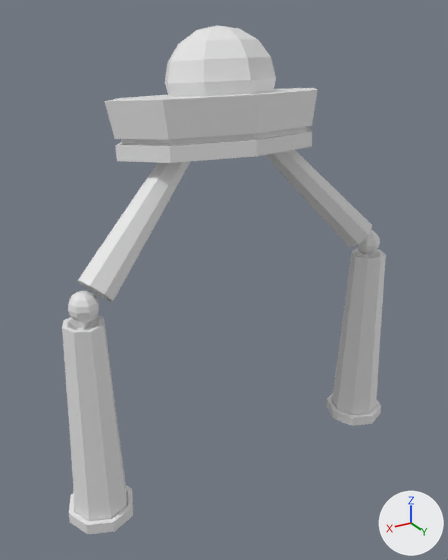
The Blender file Salisa/robot_finalmodel.blend as it was, and as the next commit left it.
Camera for both pictures: a 50 mm lens placed at (14.9, 19.6, 18.6), pointed at (2.3, -1.4, 8.1). The axes (+X, +Y, +Z) are drawn at lower right. The lights are the same throughout.

The scene before the commit, as lines of its bpy script (objects in view):
```python
ob_cylinder = bpy.data.objects.new('Cylinder', me_cylinder)
ob_cylinder.location = (-4.64, 0.0, 0.06)
ob_cylinder.scale = (1.37, 1.37, -0.241)
ob_cylinder_001 = bpy.data.objects.new('Cylinder.001', me_cylinder_001)
ob_cylinder_001.location = (0.65, -2.17, 14.27)
ob_cylinder_001.rotation_euler = (0.29, 0.743, 0.104)  # degrees (17, 43, 6)
ob_cylinder_001.scale = (0.765, 0.765, 0.765)
ob_cylinder_002 = bpy.data.objects.new('Cylinder.002', me_cylinder_003)
ob_cylinder_002.location = (3.67, -2.13, 14.31)
ob_cylinder_002.rotation_euler = (-2.878, -2.373, 3.073)  # degrees (-165, -136, 176)
ob_cylinder_002.scale = (0.765, 0.765, 0.765)
ob_cylinder_003 = bpy.data.objects.new('Cylinder.003', me_cylinder_004)
ob_cylinder_003.location = (8.99, 0.0, 0.06)
ob_cylinder_003.scale = (1.37, 1.37, -0.241)
ob_cylinder_004 = bpy.data.objects.new('Cylinder.004', me_cylinder_005)
ob_cylinder_004.location = (2.24, -1.86, 14.37)
ob_cylinder_004.rotation_euler = (0.0915, -0.00144, -0.0329)  # degrees (5.2, -0.1, -1.9)
ob_cylinder_004.scale = (4.32, 2.79, 1.4)
ob_sphere = bpy.data.objects.new('Sphere', me_sphere)
ob_sphere.location = (-4.48, 0.0, 9.06)
ob_sphere.scale = (0.575, 0.575, 0.575)
ob_sphere_001 = bpy.data.objects.new('Sphere.001', me_sphere_001)
ob_sphere_001.location = (8.92, 0.0, 9.09)
ob_sphere_001.scale = (0.575, 0.575, 0.575)
ob_sphere_002 = bpy.data.objects.new('Sphere.002', me_sphere_002)
ob_sphere_002.location = (2.1, -2.08, 16.24)
ob_sphere_002.rotation_euler = (0.0913, -0.00502, 0.00619)  # degrees (5.2, -0.3, 0.4)
ob_sphere_002.scale = (2.22, 2.22, 1.98)
```
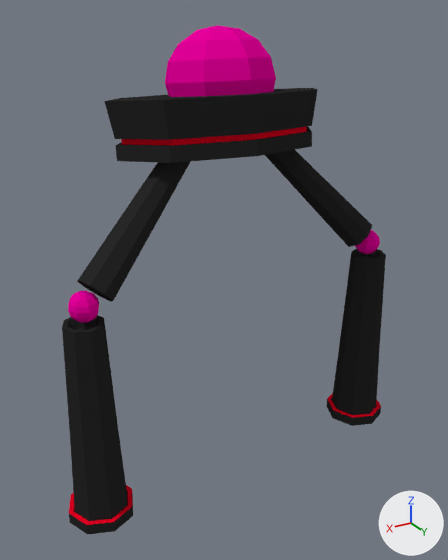
Changed parts and their boxes [x1, y1, x2, y2] in the pictures (448 x 560 px):
'Sphere.002', recoloured (white to pink): [165, 25, 276, 97] in both
'Cylinder.002', recoloured (white to black): [77, 161, 191, 302] in both
'Cylinder.001', recoloured (grey to black): [265, 150, 372, 247] in both
'Sphere.001', recoloured (white to pink): [68, 291, 99, 323] in both
'Sphere', recoloured: [355, 230, 380, 254] in both
part 1 of me_cylinder_005, recoloured (grey to black): [163, 90, 317, 163] in both
part 2 of me_cylinder_005, recoloured (grey to black): [104, 100, 172, 163] in both
part 3 of me_cylinder_005, recoloured (white to black): [108, 88, 317, 101] in both
part 4 of me_cylinder_005, recoloured (grey to red): [121, 126, 307, 145] in both
part 5 of me_cylinder, recoloured (grey to black): [347, 249, 386, 296] in both
part 6 of me_cylinder, recoloured (grey to black): [327, 399, 381, 426] in both
part 7 of me_cylinder, recoloured (grey to black): [339, 288, 383, 357] in both
part 8 of me_cylinder, recoloured (grey to black): [332, 345, 379, 415] in both
part 9 of me_cylinder, recoloured (grey to red): [327, 393, 381, 418] in both
part 10 of me_cylinder_004, recoloured (grey to black): [62, 315, 109, 378] in both
part 11 of me_cylinder_004, recoloured (grey to black): [69, 492, 133, 534] in both
part 12 of me_cylinder_004, recoloured (grey to black): [65, 360, 118, 452] in both
part 13 of me_cylinder_004, recoloured (grey to black): [71, 431, 127, 521] in both
part 14 of me_cylinder_004, recoloured (white to red): [69, 485, 132, 525] in both

The change, as a list of edits to the scene's bpy script:
```text
Add mat_material_002:
    mat_material_002 = diffuse_material('Material.002')
    mat_material_002.base_color = (0.8, 0.0, 0.0161)  # red #e70022
Change me_sphere_002:
    where me_sphere_002.from_pydata(...)  # 58 vertices, 64 faces; spans x -1.0..1.0, y -1.0..1.0, z -1.0..1.0
    add me_sphere_002.materials.append(mat_material_001)  # pink #e7009c
Change me_cylinder_005:
    where me_cylinder_005.from_pydata(...)  # 72 vertices, 66 faces; spans x -1.06..1.06, y -1.06..1.06, z -0.53..1.0
    used by ob_cylinder_004; location = (2.24, -1.86, 14.37); rotation_euler = (0.0915, -0.00144, -0.0329), in degrees (5.2, -0.1, -1.9); scale = (4.32, 2.79, 1.4)
    me_cylinder_005 part 1: 10 of the faces centred in x -0.36..0.36, y 0.77..0.88, z -0.53..0.52 switch from no material to mat_material (black #292929)
    me_cylinder_005 part 2: 10 of the faces centred in x 0.77..0.88, y -0.36..0.36, z -0.53..0.52 switch from no material to mat_material (black #292929)
    me_cylinder_005 part 3: 2 of the faces centred in x 0.0, y 0.0, z 0.95..1.0 switch from no material to mat_material (black #292929)
    me_cylinder_005 part 4: all 16 faces centred in x -0.8..0.8, y -0.8..0.8, z -0.45..-0.04 switch from no material to mat_material_002 (red #e70022)
    add me_cylinder_005.materials.append(mat_material_003)  # yellow #e7e715
Change me_cylinder_001:
    where me_cylinder_001.from_pydata(...)  # 48 vertices, 42 faces; spans x -1.05..0.95, y -0.34..1.66, z -9.14..0.33
    add me_cylinder_001.materials.append(mat_material)  # black #292929
Change me_sphere:
    where me_sphere.from_pydata(...)  # 58 vertices, 64 faces; spans x -1.0..1.0, y -1.0..1.0, z -1.0..1.0
    add me_sphere.materials.append(mat_material_001)  # pink #e7009c
Change me_cylinder:
    where me_cylinder.from_pydata(...)  # 80 vertices, 74 faces; spans x -1.0..1.0, y -1.0..1.0, z -34.8..1.0
    used by ob_cylinder; location = (-4.64, 0.0, 0.06); scale = (1.37, 1.37, -0.241)
    me_cylinder part 5: all 25 faces centred in x -0.5..0.5, y -0.5..0.5, z -34.8..-31.1 switch from no material to mat_material (black #292929)
    me_cylinder part 6: all 25 faces centred in x -0.9..0.9, y -0.9..0.9, z -0.9..1.0 switch from no material to mat_material (black #292929)
    me_cylinder part 7: all 8 faces centred in x -0.6..0.6, y -0.6..0.6, z -20.9 switch from no material to mat_material (black #292929)
    me_cylinder part 8: all 8 faces centred in x -0.7..0.7, y -0.7..0.7, z -7.6 switch from no material to mat_material (black #292929)
    me_cylinder part 9: all 8 faces centred in x -0.8..0.8, y -0.8..0.8, z -1.0 switch from no material to mat_material_002 (red #e70022)
Change me_cylinder_004:
    where me_cylinder_004.from_pydata(...)  # 80 vertices, 74 faces; spans x -1.0..1.0, y -1.0..1.0, z -34.8..1.0
    used by ob_cylinder_003; location = (8.99, 0.0, 0.06); scale = (1.37, 1.37, -0.241)
    me_cylinder_004 part 10: all 25 faces centred in x -0.5..0.5, y -0.5..0.5, z -34.8..-31.1 switch from no material to mat_material (black #292929)
    me_cylinder_004 part 11: all 25 faces centred in x -0.9..0.9, y -0.9..0.9, z -0.9..1.0 switch from no material to mat_material (black #292929)
    me_cylinder_004 part 12: all 8 faces centred in x -0.6..0.6, y -0.6..0.6, z -20.9 switch from no material to mat_material (black #292929)
    me_cylinder_004 part 13: all 8 faces centred in x -0.7..0.7, y -0.7..0.7, z -7.6 switch from no material to mat_material (black #292929)
    me_cylinder_004 part 14: all 8 faces centred in x -0.8..0.8, y -0.8..0.8, z -1.0 switch from no material to mat_material_002 (red #e70022)
Change me_cylinder_003:
    where me_cylinder_003.from_pydata(...)  # 48 vertices, 42 faces; spans x -1.03..0.97, y -0.33..1.67, z -9.17..0.3
    add me_cylinder_003.materials.append(mat_material)  # black #292929
Change me_sphere_001:
    where me_sphere_001.from_pydata(...)  # 58 vertices, 64 faces; spans x -1.0..1.0, y -1.0..1.0, z -1.0..1.0
    add me_sphere_001.materials.append(mat_material_001)  # pink #e7009c
```
